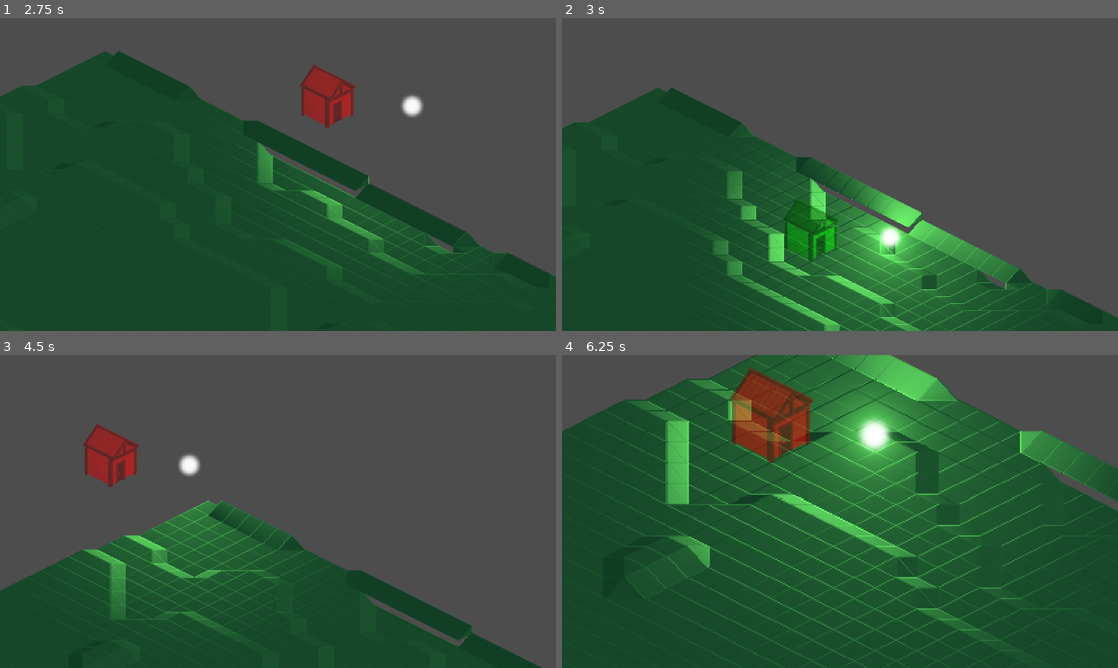
Above: before the commit, frames 1-4 (two rows, left to right).
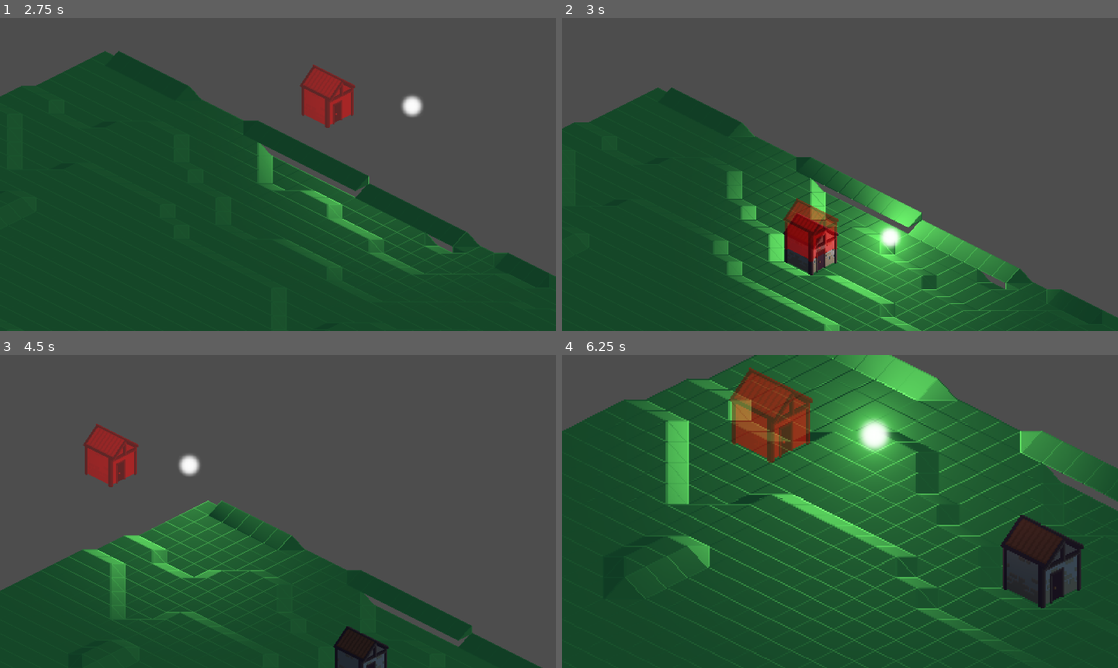
Above: after the commit, the same moments.

Repository: guilhermefragiacomo/Rogue-RTS-Game
Game: Godot game, scene res://scenes/main.tscn
Two runs of this game, one before a commit and one after it. Both use one fixed random seed, a clock stepped at 60 frames per second and the inputs below.
Inputs (mouse positions are in pixels of both pictures, inside the frame that each line leads up to):
- Up to frame 1 (2.75 s): tap Enter at 0.5 s; move the mouse to (400, 158) at 0.52 s; hold Right (ui_right) 0.53-1.28 s; hold F (place_building) 0.53-1.28 s; tap Alt (zoom_in) at 0.8, 1.35 s; move the mouse to (166, 190) at 1.27 s; hold Down (ui_down) 1.28-2.03 s; tap Ctrl (zoom_out) at 1.55, 2.1 s; move the mouse to (333, 105) at 2.02 s; hold Right (ui_right) from 2.03 s (still down); hold F (place_building) from 2.03 s (still down)
- Up to frame 2 (3 s): move the mouse to (812, 237) at 2.77 s; release Right (ui_right) at 2.78 s; release F (place_building) at 2.78 s; hold Up (ui_up) from 2.78 s (still down); tap F (place_building) at 2.85 s
- Up to frame 3 (4.5 s): tap Alt (zoom_in) at 3.05, 3.6 s; move the mouse to (444, 558) at 3.52 s; release Up (ui_up) at 3.53 s; hold Left (ui_left) from 3.53 s (still down); tap Ctrl (zoom_out) at 3.8, 4.35 s; move the mouse to (111, 464) at 4.27 s
- Up to frame 4 (6.25 s): tap F (place_building) at 4.55 s; move the mouse to (867, 511) at 5.02 s; release Left (ui_left) at 5.03 s; hold Down (ui_down) 5.03-5.78 s; hold F (place_building) 5.03-5.78 s; tap Alt (zoom_in) at 5.3, 5.85 s; move the mouse to (756, 433) at 5.77 s; hold Right (ui_right) from 5.78 s (still down); tap Ctrl (zoom_out) at 6.05 s

Frame 1 is identical in both runs. In frame 2, 1.8% of the frame differs, in the area x 39-50%, y 57-83%; in frame 3, 1.0%; in frame 4, 3.1%, in the area x 78-94%, y 51-81%.

Commit message:
organization

Diff:
--- a/model/Building.gd
+++ b/model/Building.gd
@@ -26,5 +26,101 @@
 func set_tile_map_layer_index(tile_map_layer_index: int):
 	self.tile_map_layer_index = tile_map_layer_index
 
+func set_position(tile_map_layer_index: int, x_tile: int, y_tile: int):
+	set_tile_map_layer_index(tile_map_layer_index)
+	set_x_tile(x_tile)
+	set_y_tile(y_tile)
+
 func _to_string() -> String:
 	return str(building_name) + ": tile_map_layer_index=" + str(tile_map_layer_index) + "; x_tile=" + str(x_tile) + "; y_tile=" + str(y_tile)
+
+func check_if_can_build(ground: Ground, tile_pos: Vector2i, global_mouse_pos) -> bool:
+	var tile_map_layer_index = ground.find_tile_map_layer_index_ground(global_mouse_pos)
+	var tile_map_layer = ground.tile_map_layers[tile_map_layer_index]
+
+	var x_horizontal = x_horizontal
+	var y_horizontal = y_horizontal
+	var vertical = height
+
+	var x_index = tile_pos.x - 1
+	var y_index = tile_pos.y
+
+	var free_space = true
+
+	if ground.tile_map_layers[tile_map_layer_index].get_cell_source_id(tile_pos) == 3:
+		for y_atlas_check in range(vertical - 1, -1, -1):
+			var y_atlas_check_temp = 0
+			var x_index_temp = x_index + 1
+			var y_index_temp = y_index + 1
+			if (y_atlas_check == vertical - 1):
+				for x_atlas_check in range(0, x_horizontal):
+					if (ground.tile_map_layers[tile_map_layer_index].get_cell_atlas_coords(Vector2i(x_index_temp, y_index_temp)).y != 0):
+						free_space = false
+					y_atlas_check_temp = x_atlas_check
+					for l in range(0, y_horizontal):
+						y_index_temp -= 1
+						y_atlas_check_temp += l + 1
+						if (ground.tile_map_layers[tile_map_layer_index].get_cell_atlas_coords(Vector2i(x_index_temp, y_index_temp)).y != 0):
+							free_space = false
+					x_index_temp += 1
+					y_index_temp += y_horizontal
+
+			for x_atlas_check in range(0, x_horizontal):
+				if (ground.tile_map_layers[tile_map_layer_index + 1].get_cell_atlas_coords(Vector2i(x_index, y_index)).x != -1):
+					free_space = false
+				y_atlas_check_temp = x_atlas_check
+				for l in range(0, y_horizontal):
+					y_index -= 1
+					y_atlas_check_temp += l + 1
+					if (ground.tile_map_layers[tile_map_layer_index + 1].get_cell_atlas_coords(Vector2i(x_index, y_index)).x != -1):
+						free_space = false
+				x_index += 1
+				y_index += y_horizontal
+
+			tile_map_layer_index += 1
+			x_index -= x_horizontal + 1
+			y_index -= 1
+	else:
+		free_space = false
+
+	return free_space
+
+func place_building(ground: Ground, tile_pos: Vector2i, global_mouse_pos) -> Building:
+	if (check_if_can_build(ground, tile_pos, global_mouse_pos)):
+		var tile_map_layer_index = ground.find_tile_map_layer_index_ground(global_mouse_pos)
+		var tile_map_layer = ground.tile_map_layers[tile_map_layer_index]
+
+		var atlas_coords = tile_map_layer.get_cell_atlas_coords(tile_pos)
+		var tile_set_source = source_id
+
+		var x_horizontal = x_horizontal
+		var y_horizontal = y_horizontal
+		var vertical = height
+
+		var x_index = tile_pos.x - 1
+		var y_index = tile_pos.y
+
+		var new_building = SimpleHouse.new()
+		new_building.set_position(tile_map_layer_index, tile_pos.x + 1, tile_pos.y + 1);
+
+		for y_atlas_place in range(vertical-1, -1, -1):
+			var y_atlas_place_temp = 0
+			for x_atlas_place in range(0, x_horizontal):
+				ground.tile_map_layers[tile_map_layer_index + 1].set_cell(Vector2i(x_index, y_index), tile_set_source, Vector2i(x_atlas_place, y_atlas_place))
+				x_index += 1
+				y_atlas_place_temp = x_atlas_place
+
+				if x_atlas_place < x_horizontal - 1:
+					for g in range(0, y_horizontal):
+						y_index -= 1
+						ground.tile_map_layers[tile_map_layer_index + 1].set_cell(Vector2i(x_index -1, y_index), 2, Vector2i(3, 0))
+					y_index += y_horizontal
+			x_index -= 1
+			for k in range(0, y_horizontal):
+				y_index -= 1
+				y_atlas_place_temp += k + 1
+				ground.tile_map_layers[tile_map_layer_index + 1].set_cell(Vector2i(x_index, y_index), tile_set_source, Vector2i(y_atlas_place_temp, y_atlas_place))
+			tile_map_layer_index += 1
+			x_index -= x_horizontal
+		return new_building
+	return null
--- /dev/null
+++ b/model/Ground.gd
@@ -0,0 +1,67 @@
+class_name Ground extends Node
+
+var tile_map_container: Node2D
+var tile_map_layers = []
+var ground_source_ids = []
+
+func _init(tile_map_container: Node2D, ground_source_ids: Array) -> void:
+	self.tile_map_container = tile_map_container
+	self.ground_source_ids = ground_source_ids
+
+func get_all_tile_map_layers():
+	tile_map_layers = []
+	for child in tile_map_container.get_children():
+		if (child is TileMapLayer):
+			tile_map_layers.append(child)
+	return tile_map_layers
+
+func get_mouse_tile_coords(tile_map_layer_index: int, global_mouse_pos: Vector2i) -> Vector2i:
+	return tile_map_layers[tile_map_layer_index].local_to_map(tile_map_layers[tile_map_layer_index].to_local(global_mouse_pos))
+
+func find_tile_map_layer_index(global_mouse_position: Vector2i) -> int:
+	var index = tile_map_layers.size()-1
+	var found = false
+	while (not found) && (index >= 0):
+		var layer = tile_map_layers[index]
+		var local_mouse_pos = layer.to_local(global_mouse_position)
+		var cell_coords = layer.local_to_map(local_mouse_pos)
+
+		if (tile_map_layers[index].get_cell_atlas_coords(cell_coords).x != -1):
+			found = true
+		else:
+			index -= 1
+	return index
+
+func find_tile_map_layer_index_source_id(global_mouse_position: Vector2i, source_id: int) -> int:
+	var index = tile_map_layers.size()-1
+	var found = false
+	while (not found) && (index >= 0):
+		var layer = tile_map_layers[index]
+		var local_mouse_pos = layer.to_local(global_mouse_position)
+		var cell_coords = layer.local_to_map(local_mouse_pos)
+
+		if (tile_map_layers[index].get_cell_atlas_coords(cell_coords).x != -1):
+			if (tile_map_layers[index].get_cell_source_id(cell_coords) == source_id):
+				found = true
+			else:
+				index -= 1
+		else:
+			index -= 1
+	return index
+
+func find_tile_map_layer_index_ground(global_mouse_position: Vector2i) -> int:
+	var index = tile_map_layers.size()-1
+	var found = false
+	while (not found) && (index >= 0):
+		var layer = tile_map_layers[index]
+		var local_mouse_pos = layer.to_local(global_mouse_position)
+		var cell_coords = layer.local_to_map(local_mouse_pos)
+
+		if (tile_map_layers[index].get_cell_atlas_coords(cell_coords).x != -1):
+			if (tile_map_layers[index].get_cell_source_id(cell_coords) in ground_source_ids):
+				found = true
+			else:
+				index -= 1
+		else:
+			index -= 1
+	return index
--- a/model/SimpleHouse.gd
+++ b/model/SimpleHouse.gd
@@ -2,8 +2,3 @@
 
 func _init():
 	super(1,2,1,6, "SimpleHouse")
-
-func set_position(tile_map_layer_index: int, x_tile: int, y_tile: int):
-	set_tile_map_layer_index(tile_map_layer_index)
-	set_x_tile(x_tile)
-	set_y_tile(y_tile)
--- a/scenes/game.tscn
+++ b/scenes/game.tscn
@@ -1,19 +1,13 @@
-[gd_scene load_steps=13 format=3 uid="uid://ypycq7vd40qb"]
-
-[ext_resource type="Script" uid="uid://w1y03b4f4ktl" path="res://scripts/main.gd" id="1_4dvvg"]
-[ext_resource type="Script" uid="uid://daelaawv3iqnp" path="res://scenes/TileSetGeneration.gd" id="2_gee14"]
+[gd_scene load_steps=10 format=3 uid="uid://ypycq7vd40qb"]
+
+[ext_resource type="Script" uid="uid://w1y03b4f4ktl" path="res://scripts/Main.gd" id="1_4dvvg"]
 [ext_resource type="TileSet" uid="uid://ba4gv6trkrdq4" path="res://data/tile_set.tres" id="2_rnjyy"]
 [ext_resource type="Shader" uid="uid://pljbknmem4hc" path="res://transparent.gdshader" id="3_fws66"]
-[ext_resource type="Script" uid="uid://cqgwlfidxqn0a" path="res://scripts/camera_2d.gd" id="3_rnjyy"]
+[ext_resource type="Script" uid="uid://cqgwlfidxqn0a" path="res://scripts/Camera2D.gd" id="3_rnjyy"]
 [ext_resource type="Texture2D" uid="uid://gi7en4cf01cb" path="res://sprites/light.png" id="4_04qyp"]
 [ext_resource type="Texture2D" uid="uid://dwxd7m1cyt76l" path="res://sprites/spr_house.png" id="4_hh0fu"]
 [ext_resource type="Texture2D" uid="uid://b2nlyw7ol0332" path="res://sprites/light_orb.png" id="5_j7wrs"]
 
-[sub_resource type="FastNoiseLite" id="FastNoiseLite_gee14"]
-
-[sub_resource type="NoiseTexture2D" id="NoiseTexture2D_0tnpc"]
-noise = SubResource("FastNoiseLite_gee14")
-
 [sub_resource type="ShaderMaterial" id="ShaderMaterial_3m5ht"]
 shader = ExtResource("3_fws66")
 shader_parameter/tint_color = Vector4(0, 1, 0, 0.5)
@@ -28,8 +22,6 @@
 z_as_relative = false
 y_sort_enabled = true
 position = Vector2(0, -1)
-script = ExtResource("2_gee14")
-noise_height_text = SubResource("NoiseTexture2D_0tnpc")
 
 [node name="TileMapLayer" type="TileMapLayer" parent="Container"]
 light_mask = 3
--- a/scenes/game_old.tscn
+++ b/scenes/game_old.tscn
@@ -2,7 +2,7 @@
 
 [ext_resource type="Script" uid="uid://c0enkwbmg3njl" path="res://scripts/isometric.gd" id="1_0wfyh"]
 [ext_resource type="Texture2D" uid="uid://b6kws2qugwfqe" path="res://sprites/spr_background.png" id="2_vtaks"]
-[ext_resource type="Script" uid="uid://cqgwlfidxqn0a" path="res://scripts/camera_2d.gd" id="3_lnu2h"]
+[ext_resource type="Script" uid="uid://cqgwlfidxqn0a" path="res://scripts/Camera2D.gd" id="3_lnu2h"]
 [ext_resource type="TileSet" uid="uid://ba4gv6trkrdq4" path="res://data/tile_set.tres" id="4_gee14"]
 [ext_resource type="Shader" uid="uid://pljbknmem4hc" path="res://transparent.gdshader" id="5_p57ef"]
 [ext_resource type="Texture2D" uid="uid://dwxd7m1cyt76l" path="res://sprites/spr_house.png" id="6_p57ef"]
--- /dev/null
+++ b/scripts/Main.gd
@@ -0,0 +1,59 @@
+extends Node2D
+
+@export var zoom: int = 4
+
+@onready var light: PointLight2D = $PointLight2D
+@onready var preview_building = $Container/SprHouse
+@onready var preview_material = preview_building.material as ShaderMaterial
+@onready var container: Node2D = $Container
+
+var ground: Ground
+var building: Building = SimpleHouse.new()
+var buildings = []
+
+func _ready():
+	ground = Ground.new(container, [3, 5])
+	ground.get_all_tile_map_layers()
+	var procedural_ground = await TileSetGeneration.new(ground)
+
+	resize_zoom(0)
+
+func _unhandled_input(event):
+	if event.is_action_pressed("place_building"):
+		var tile_pos = ground.get_mouse_tile_coords(ground.find_tile_map_layer_index_ground(get_global_mouse_position()), get_global_mouse_position())
+
+		buildings.append(building.place_building(ground, tile_pos, get_global_mouse_position()))
+
+func resize_zoom(value: int):
+	if (zoom + value >= 1):
+		if (zoom + value <= 4):
+			zoom += value
+	self.scale = Vector2i(zoom, zoom)
+
+func _process(delta: float):
+	if Input.is_action_just_released("zoom_in"):
+		resize_zoom(1)
+	if Input.is_action_just_released("zoom_out"):
+		resize_zoom(-1)
+	light.position = get_local_mouse_position() + Vector2(90, 0)
+
+	set_preview_in_grid()
+
+func set_preview_valid(is_valid: bool):
+	if is_valid:
+		preview_material.set_shader_parameter("tint_color", Color(0, 1, 0, 0.5))
+	else:
+		preview_material.set_shader_parameter("tint_color", Color(1, 0, 0, 0.5))
+
+func set_preview_in_grid():
+	var tile_pos = ground.get_mouse_tile_coords(ground.find_tile_map_layer_index_ground(get_global_mouse_position()), get_global_mouse_position())
+
+	set_preview_valid(building.check_if_can_build(ground, tile_pos, get_global_mouse_position()))
+
+	var tile_map_layer = ground.tile_map_layers[ground.find_tile_map_layer_index_ground(get_global_mouse_position())]
+
+	var atlas_coords = tile_map_layer.get_cell_atlas_coords(tile_pos)
+
+	var world_pos = tile_map_layer.map_to_local(tile_pos)
+	var final_pos = tile_map_layer.to_global(world_pos)
+	preview_building.global_position = final_pos
--- a/scenes/TileSetGeneration.gd
+++ b/scripts/TileSetGeneration.gd
@@ -1,6 +1,6 @@
-extends Node2D
+class_name TileSetGeneration extends Node2D
 
-@export var noise_height_text : NoiseTexture2D
+var noise_height_text : NoiseTexture2D
 var noise : Noise
 
 var widht : int = 100
@@ -21,29 +21,26 @@
 var triangle_atlas_west = Vector2i(0, 9)
 var triangle_atlas_east = Vector2i(0, 10)
 
-func get_all_tile_map_layers():
-	var tile_map_layers = []
-	for child in get_children():
-		if (child is TileMapLayer):
-			tile_map_layers.append(child)
-	return tile_map_layers
+var ground: Ground
 
-var tile_map_layers = []
+func _init(ground: Ground) -> void:
+	self.ground = ground
 
-func _ready():
+	noise_height_text = NoiseTexture2D.new()
+	noise_height_text.noise = FastNoiseLite.new()
 	noise = noise_height_text.noise
-	tile_map_layers = get_all_tile_map_layers()
+
 	generate_world()
 
 func find_tile_map_layer_index(global_mouse_position: Vector2i) -> int:
-	var index = tile_map_layers.size()-1
+	var index = ground.tile_map_layers.size()-1
 	var found = false
 	while (not found) && (index >= 0):
-		var layer = tile_map_layers[index]
+		var layer = ground.tile_map_layers[index]
 		var local_mouse_pos = layer.to_local(global_mouse_position)
 		var cell_coords = layer.local_to_map(local_mouse_pos)
 
-		if (tile_map_layers[index].get_cell_atlas_coords(cell_coords).x != -1):
+		if (ground.tile_map_layers[index].get_cell_atlas_coords(cell_coords).x != -1):
 			found = true
 		else:
 			index -= 1
@@ -64,10 +61,10 @@
 					old_tile_map_layer_index = tile_map_layer_index
 					old_coord = Vector2i(x,y) - Vector2i(tile_map_layer_index, tile_map_layer_index);
 
-			var layer = tile_map_layers[tile_map_layer_index]
-			var layer_below = tile_map_layers[tile_map_layer_index-1]
-			var old_layer = tile_map_layers[old_tile_map_layer_index]
-			var old_layer_above = tile_map_layers[old_tile_map_layer_index+1]
+			var layer = ground.tile_map_layers[tile_map_layer_index]
+			var layer_below = ground.tile_map_layers[tile_map_layer_index-1]
+			var old_layer = ground.tile_map_layers[old_tile_map_layer_index]
+			var old_layer_above = ground.tile_map_layers[old_tile_map_layer_index+1]
 
 			var same_old_coord = Vector2i(x,y) - Vector2i(old_tile_map_layer_index, old_tile_map_layer_index)
 			var above_old_coord = Vector2i(x,y) - Vector2i(old_tile_map_layer_index+1, old_tile_map_layer_index+1)
--- a/scripts/main.gd
+++ /dev/null
@@ -1,169 +0,0 @@
-extends Node2D
-
-@export var zoom: int = 4
-
-@onready var light: PointLight2D = $PointLight2D
-@onready var preview_building = $Container/SprHouse
-@onready var preview_material = preview_building.material as ShaderMaterial
-@onready var container: Node2D = $Container
-
-var tile_map_layers = []
-var building: Building = SimpleHouse.new()
-
-var buildings = []
-
-func check_if_can_build(tile_pos: Vector2i, building: Building) -> bool:
-	var tile_map_layer_index = find_tile_map_layer_index(get_global_mouse_position())
-	var tile_map_layer = tile_map_layers[tile_map_layer_index]
-
-	var x_horizontal = building.x_horizontal
-	var y_horizontal = building.y_horizontal
-	var vertical = building.height
-
-	var x_index = tile_pos.x - 1
-	var y_index = tile_pos.y
-
-	var tile_map_layer_index_temp = tile_map_layer_index
-	var free_space = true
-
-	for y_atlas_check in range(vertical - 1, -1, -1):
-		var y_atlas_check_temp = 0
-		var x_index_temp = x_index + 1
-		var y_index_temp = y_index + 1
-		if (y_atlas_check == vertical - 1):
-			for x_atlas_check in range(0, x_horizontal):
-				if (tile_map_layers[tile_map_layer_index_temp].get_cell_atlas_coords(Vector2i(x_index_temp, y_index_temp)).y != 0):
-					free_space = false
-				y_atlas_check_temp = x_atlas_check
-				for l in range(0, y_horizontal):
-					y_index_temp -= 1
-					y_atlas_check_temp += l + 1
-					if (tile_map_layers[tile_map_layer_index_temp].get_cell_atlas_coords(Vector2i(x_index_temp, y_index_temp)).y != 0):
-						free_space = false
-				x_index_temp += 1
-				y_index_temp += y_horizontal
-
-		for x_atlas_check in range(0, x_horizontal):
-			if (tile_map_layers[tile_map_layer_index_temp + 1].get_cell_atlas_coords(Vector2i(x_index, y_index)).x != -1):
-				free_space = false
-			y_atlas_check_temp = x_atlas_check
-			for l in range(0, y_horizontal):
-				y_index -= 1
-				y_atlas_check_temp += l + 1
-				if (tile_map_layers[tile_map_layer_index_temp + 1].get_cell_atlas_coords(Vector2i(x_index, y_index)).x != -1):
-					free_space = false
-			x_index += 1
-			y_index += y_horizontal
-
-		tile_map_layer_index_temp += 1
-		x_index -= x_horizontal + 1
-		y_index -= 1
-	return free_space
-
-func place_building(tile_pos: Vector2i, building: Building):
-	if (check_if_can_build(tile_pos, building)):
-		var tile_map_layer_index = find_tile_map_layer_index(get_global_mouse_position())
-		var tile_map_layer = tile_map_layers[tile_map_layer_index]
-
-		var atlas_coords = tile_map_layer.get_cell_atlas_coords(tile_pos)
-		var tile_set_source = building.source_id
-
-		var x_horizontal = building.x_horizontal
-		var y_horizontal = building.y_horizontal
-		var vertical = building.height
-
-		var x_index = tile_pos.x - 1
-		var y_index = tile_pos.y
-
-		var new_building = SimpleHouse.new()
-		new_building.set_position(tile_map_layer_index, tile_pos.x + 1, tile_pos.y + 1);
-		buildings.append(new_building)
-		print(buildings)
-
-		for y_atlas_place in range(vertical-1, -1, -1):
-			var y_atlas_place_temp = 0
-			for x_atlas_place in range(0, x_horizontal):
-				tile_map_layers[tile_map_layer_index + 1].set_cell(Vector2i(x_index, y_index), tile_set_source, Vector2i(x_atlas_place, y_atlas_place))
-				x_index += 1
-				y_atlas_place_temp = x_atlas_place
-
-				if x_atlas_place < x_horizontal - 1:
-					for g in range(0, y_horizontal):
-						y_index -= 1
-						tile_map_layers[tile_map_layer_index + 1].set_cell(Vector2i(x_index -1, y_index), 2, Vector2i(3, 0))
-					y_index += y_horizontal
-			x_index -= 1
-			for k in range(0, y_horizontal):
-				y_index -= 1
-				y_atlas_place_temp += k + 1
-				tile_map_layers[tile_map_layer_index + 1].set_cell(Vector2i(x_index, y_index), tile_set_source, Vector2i(y_atlas_place_temp, y_atlas_place))
-			tile_map_layer_index += 1
-			x_index -= x_horizontal
-
-func get_all_tile_map_layers():
-	var tile_map_layers = []
-	for child in container.get_children():
-		if (child is TileMapLayer):
-			tile_map_layers.append(child)
-	return tile_map_layers
-
-func _ready():
-	tile_map_layers = get_all_tile_map_layers()
-	resize_zoom(0)
-
-func _unhandled_input(event):
-	if event.is_action_pressed("place_building"):
-		var tile_pos = get_mouse_tile_coords(find_tile_map_layer_index(get_global_mouse_position()))
-		place_building(tile_pos, building)
-
-func resize_zoom(value: int):
-	if (zoom + value >= 1):
-		if (zoom + value <= 4):
-			zoom += value
-	self.scale = Vector2i(zoom, zoom)
-
-func _process(delta: float):
-	if Input.is_action_just_released("zoom_in"):
-		resize_zoom(1)
-	if Input.is_action_just_released("zoom_out"):
-		resize_zoom(-1)
-	light.position = get_local_mouse_position() + Vector2(90, 0)
-
-	set_preview_in_grid()
-
-func set_preview_valid(is_valid: bool):
-	if is_valid:
-		preview_material.set_shader_parameter("tint_color", Color(0, 1, 0, 0.5))
-	else:
-		preview_material.set_shader_parameter("tint_color", Color(1, 0, 0, 0.5))
-
-func set_preview_in_grid():
-	var tile_pos = get_mouse_tile_coords(find_tile_map_layer_index(get_global_mouse_position()))
-
-	set_preview_valid(check_if_can_build(tile_pos, building))
-
-	var tile_map_layer = tile_map_layers[find_tile_map_layer_index(get_global_mouse_position())]
-
-	var atlas_coords = tile_map_layer.get_cell_atlas_coords(tile_pos)
-
-	var world_pos = tile_map_layer.map_to_local(tile_pos)
-	var final_pos = tile_map_layer.to_global(world_pos)
-	preview_building.global_position = final_pos
-
-func get_mouse_tile_coords(tile_map_layer_index: int) -> Vector2i:
-	var mouse_pos = get_global_mouse_position()
-	return tile_map_layers[tile_map_layer_index].local_to_map(tile_map_layers[tile_map_layer_index].to_local(mouse_pos))
-
-func find_tile_map_layer_index(global_mouse_position: Vector2i) -> int:
-	var index = tile_map_layers.size()-1
-	var found = false
-	while (not found) && (index >= 0):
-		var layer = tile_map_layers[index]
-		var local_mouse_pos = layer.to_local(global_mouse_position)
-		var cell_coords = layer.local_to_map(local_mouse_pos)
-
-		if (tile_map_layers[index].get_cell_atlas_coords(cell_coords).x != -1):
-			found = true
-		else:
-			index -= 1
-	return index
Not shown, added: model/Ground.gd.uid
Renamed: scripts/camera_2d.gd -> scripts/Camera2D.gd
Renamed: scripts/camera_2d.gd.uid -> scripts/Camera2D.gd.uid
Renamed: scripts/main.gd.uid -> scripts/Main.gd.uid
Renamed: scenes/TileSetGeneration.gd.uid -> scripts/TileSetGeneration.gd.uid
